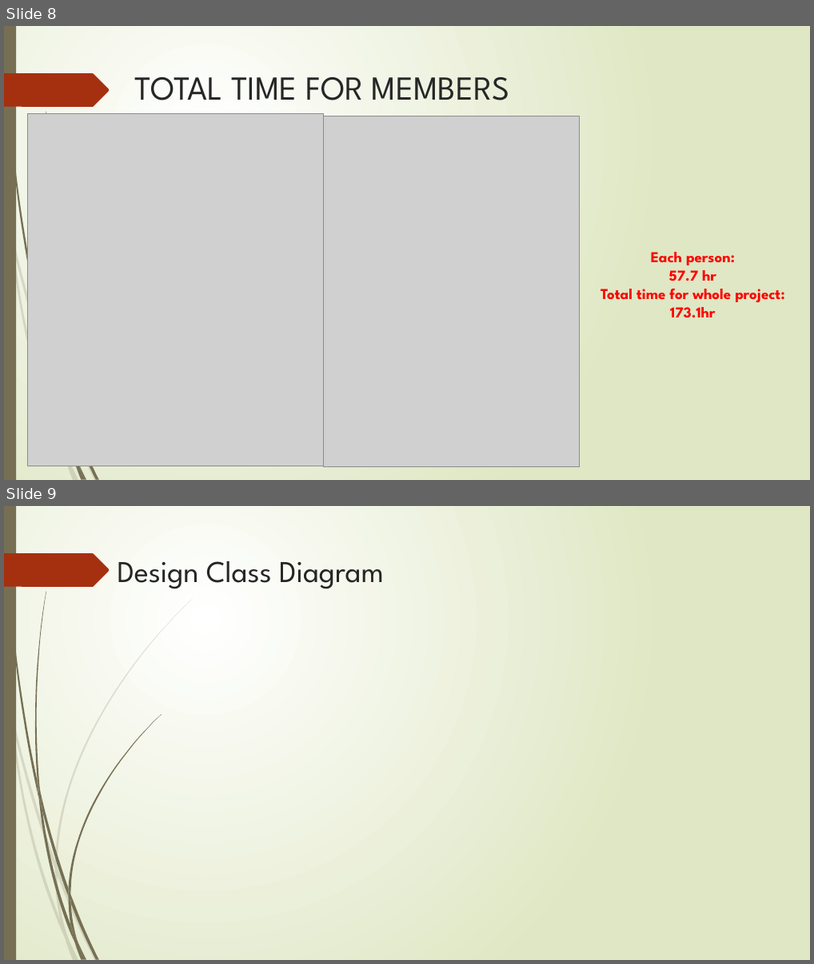
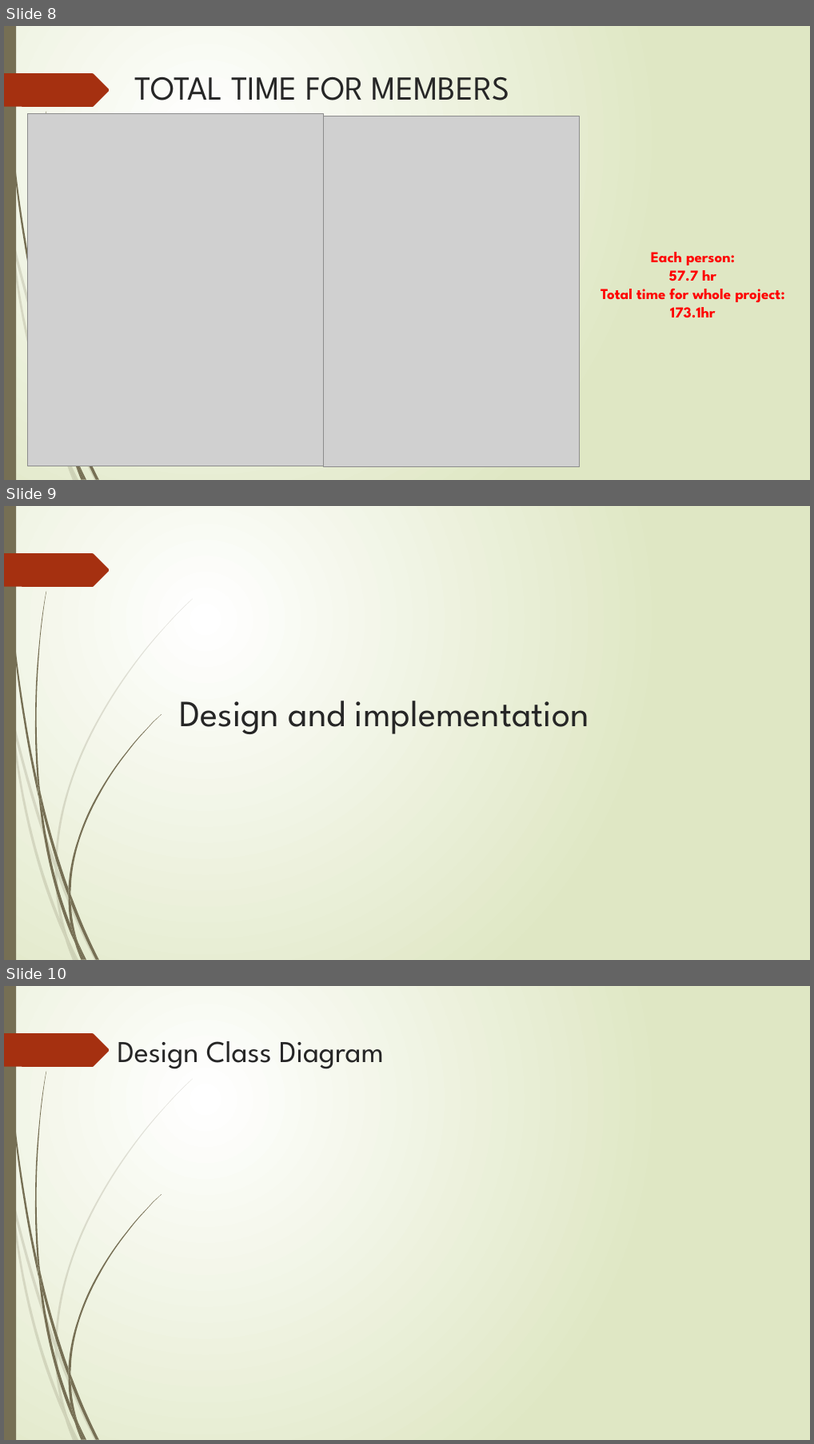
Before and after one commit to LuJoker/OOAD_RMS, a slide deck: document/OOAD_Final_demo.pptx. Shown one above the other, each under a label of ours: slides 8 and 9 before the commit, slides 8, 9 and 10 after it. The pictures are 814x964 and 814x1444 pixels, drawn with LibreOffice and Linux fonts; fonts in the diff are those of the drawing; grey boxes stand for pictures; background and template pictures are left out. Boxes give left, top, right and bottom in pixels: in the first picture for what was removed or moved away, otherwise in the second. Text is boxed around its words. In the diff, an @@ line names an element or a change of style, - is before the commit and + after.

Commit message:
demo update

```diff
--- a/document/OOAD_Final_demo.pptx
+++ b/document/OOAD_Final_demo.pptx
@@ slide 9 added at (4,506,810,960), background gradient #FFFFFF to #DFE8C4; not listed: 24 template elements that a slide beside it also shows @@
@@ title added at (180,700,590,734), 44 pt, text #262626 @@
+Design and implementation
@@ what was slide 9 is now slide 10 @@
```
